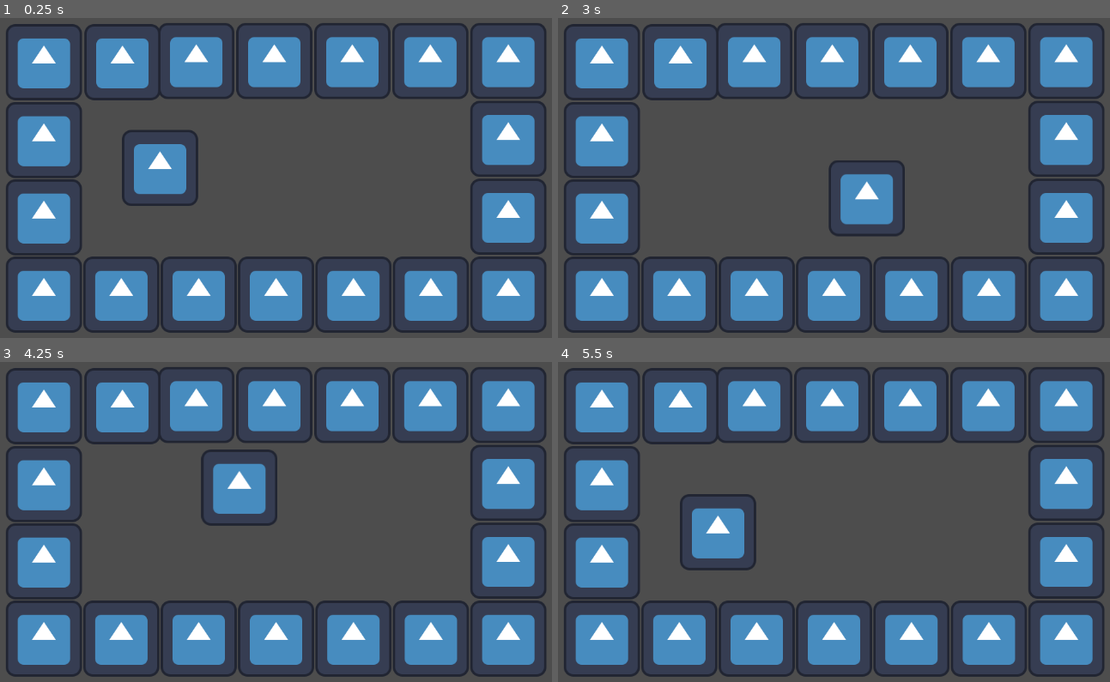
Above: before the commit, frames 1-4 (two rows, left to right).
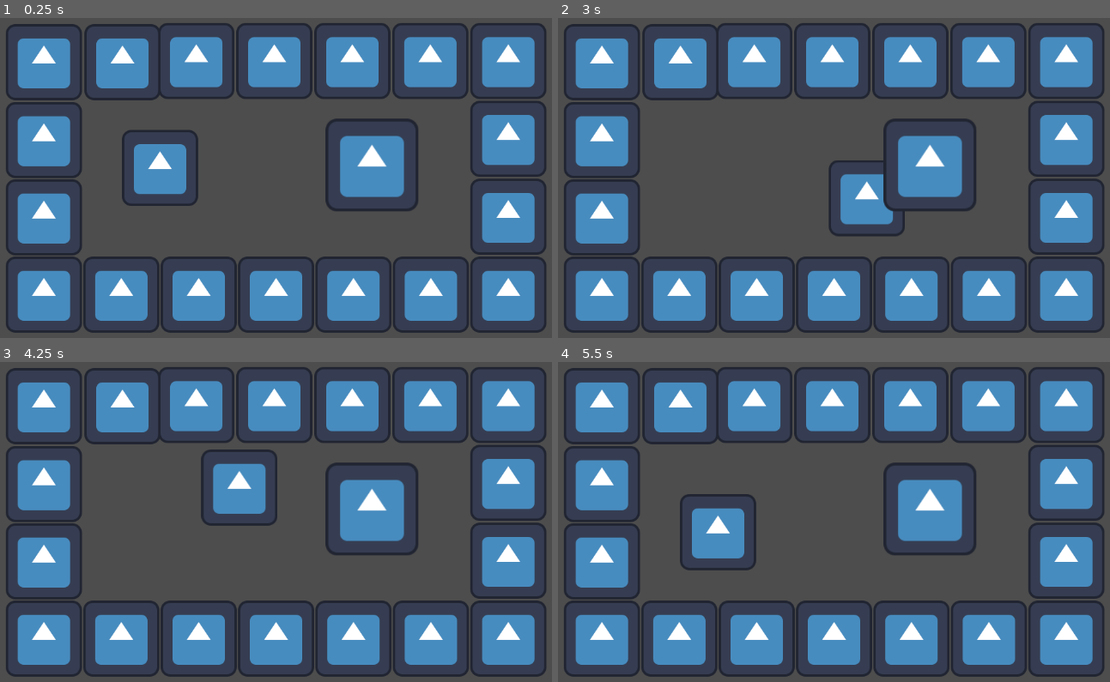
Above: after the commit, the same moments.

Repository: SaChilakuri/Thistle-Hall-Development
Game: Godot game, scene res://test scene/test.tscn
Two runs of this game, one before a commit and one after it. Both use one fixed random seed, a clock stepped at 60 frames per second and the inputs below. The project has no main scene, so this scene is started directly. The engine's default icon, where the game draws it, is replaced by a stand-in: a white triangle on a blue panel in a dark square.
Inputs:
- Up to frame 1 (0.25 s): no input
- Up to frame 2 (3 s): tap Enter at 0.5 s; hold Right (ui_right) 0.53-1.28 s; hold Down (ui_down) 1.28-2.03 s; hold Right (ui_right) 2.03-2.78 s; hold Up (ui_up) from 2.78 s (still down)
- Up to frame 3 (4.25 s): release Up (ui_up) at 3.53 s; hold Left (ui_left) from 3.53 s (still down)
- Up to frame 4 (5.5 s): release Left (ui_left) at 5.03 s; hold Down (ui_down) from 5.03 s (still down)

The runs differ from the first frame. In frame 1, 2.8% of the frame differs, in the area x 58-76%, y 31-61%; in frame 2, 2.9%; in frame 3, 2.8%; in frame 4, 2.8%.

Commit message:
Nothing Ever Happens.. (Playing with triggers)
Just playing with triggers, going to implement them with dialogic soon!

Diff:
--- /dev/null
+++ b/test scene/area_2d.gd
@@ -0,0 +1,11 @@
+extends Area2D
+
+
+# Called when the node enters the scene tree for the first time.
+func _ready() -> void:
+	pass # Replace with function body.
+
+
+# Called every frame. 'delta' is the elapsed time since the previous frame.
+func _process(delta: float) -> void:
+	pass
--- a/test scene/player.gd
+++ b/test scene/player.gd
@@ -14,3 +14,13 @@
 		velocity.x = SPEED * delta
 
 	move_and_slide()
+
+
+
+func _on_body_entered(body: Node2D) -> void:
+	print("Something Happened")
+
+
+
+func _on_body_exited(body: Node2D) -> void:
+	print('Nothing Happened')
--- a/test scene/test.tscn
+++ b/test scene/test.tscn
@@ -1,7 +1,12 @@
-[gd_scene load_steps=3 format=3 uid="uid://oy2famkn04b"]
+[gd_scene load_steps=6 format=3 uid="uid://oy2famkn04b"]
 
 [ext_resource type="PackedScene" uid="uid://3dva3g4i7aj2" path="res://test scene/player.tscn" id="1_4crlv"]
+[ext_resource type="Script" uid="uid://bgj6kecmub1dw" path="res://test scene/trigger.gd" id="3_ayvms"]
 [ext_resource type="PackedScene" uid="uid://n4n3galh0e3o" path="res://test scene/box.tscn" id="3_m2ikh"]
+[ext_resource type="Texture2D" uid="uid://g7lrj6x5i501" path="res://assets/icon.svg" id="4_ayvms"]
+
+[sub_resource type="RectangleShape2D" id="RectangleShape2D_4crlv"]
+size = Vector2(150, 150)
 
 [node name="Test" type="Node2D"]
 
@@ -61,3 +66,17 @@
 
 [node name="box2" parent="le_box/box2/box2/box2/box2/box2/box2/box2/box2/box2/box2/box2/box2/box2/box2" instance=ExtResource("3_m2ikh")]
 position = Vector2(0, -131)
+
+[node name="Area2D" type="Area2D" parent="."]
+position = Vector2(704, 344)
+script = ExtResource("3_ayvms")
+
+[node name="Sprite2D" type="Sprite2D" parent="Area2D"]
+scale = Vector2(1.22, 1.22)
+texture = ExtResource("4_ayvms")
+
+[node name="CollisionShape2D" type="CollisionShape2D" parent="Area2D"]
+shape = SubResource("RectangleShape2D_4crlv")
+
+[connection signal="body_entered" from="Area2D" to="player" method="_on_body_entered"]
+[connection signal="body_exited" from="Area2D" to="player" method="_on_body_exited"]
--- /dev/null
+++ b/test scene/trigger.gd
@@ -0,0 +1,11 @@
+extends Area2D
+
+
+# Called when the node enters the scene tree for the first time.
+func _ready() -> void:
+	pass # Replace with function body.
+
+
+# Called every frame. 'delta' is the elapsed time since the previous frame.
+func _process(delta: float) -> void:
+	pass
Not shown, added: test scene/area_2d.gd.uid
Not shown, added: test scene/trigger.gd.uid
